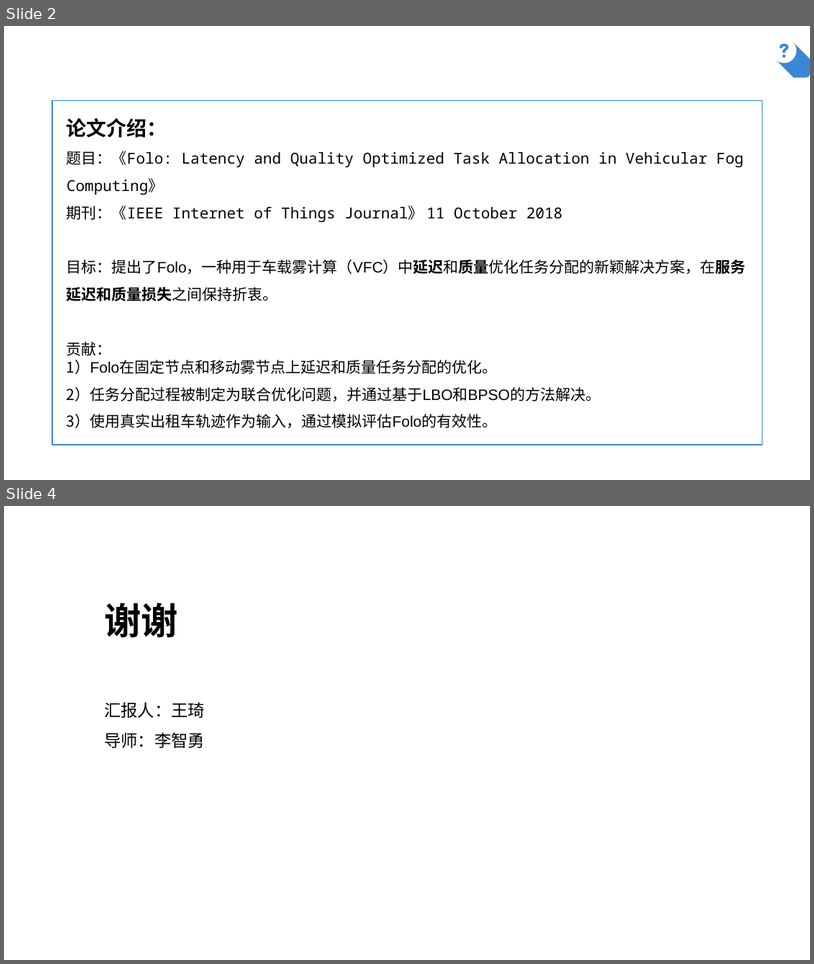
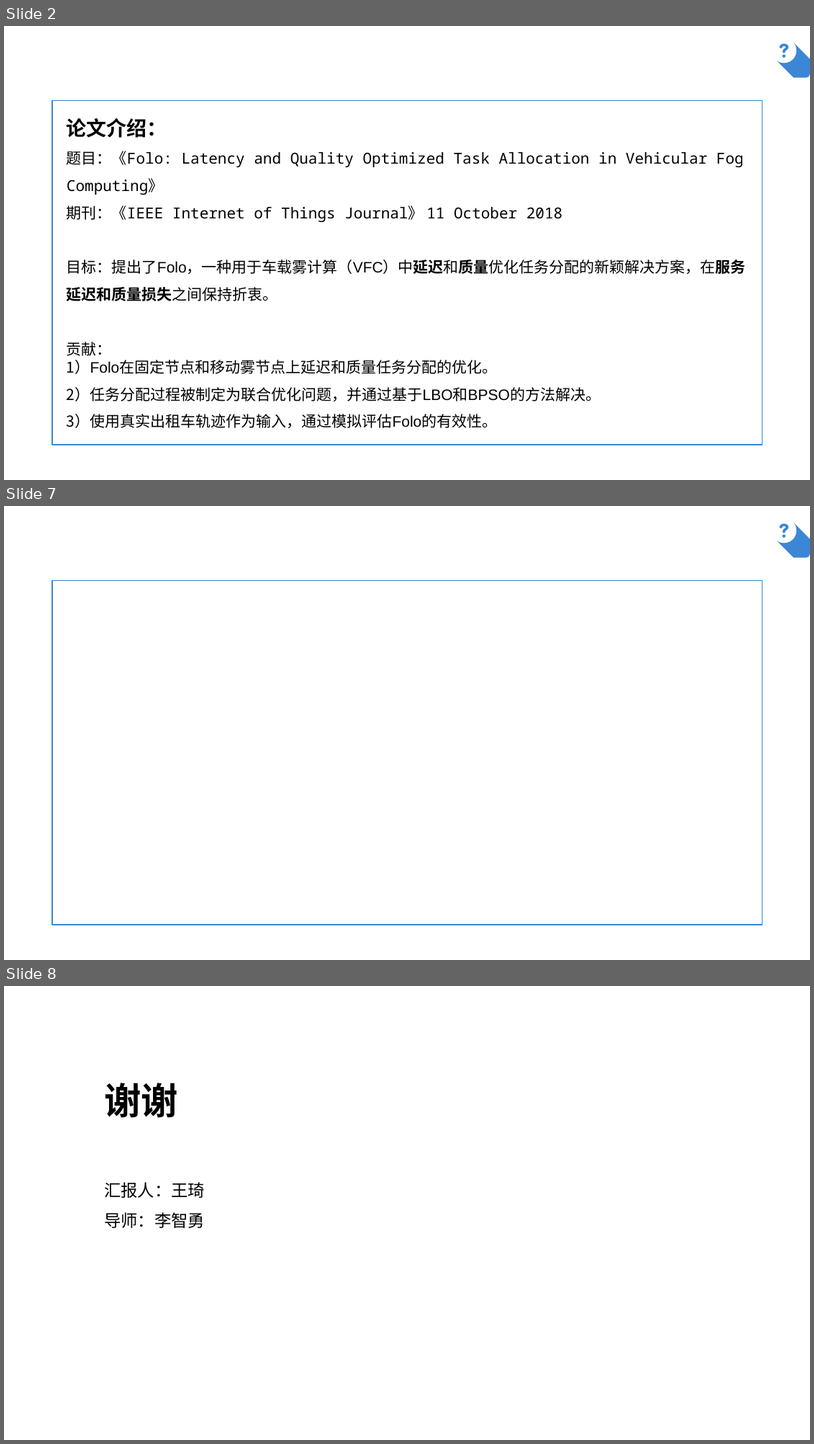
Before and after one commit to AlfredChiang/Mobile-Edge-Computing, a slide deck: Folo Latency andQuality Optimized Task Allocation in Vehicular Fog Computing/2018-11-20.pptx. Shown one above the other, each under a label of ours: slides 2 and 4 before the commit, slides 2, 7 and 8 after it; the slides between them are not shown. The pictures are 814x964 and 814x1444 pixels, drawn with LibreOffice and Linux fonts; fonts in the diff are those of the drawing; background and template pictures are left out. Boxes give left, top, right and bottom in pixels: in the first picture for what was removed or moved away, otherwise in the second. Text is boxed around its words. In the diff, an @@ line names an element or a change of style, - is before the commit and + after.

```diff
--- a/Folo Latency andQuality Optimized Task Allocation in Vehicular Fog Computing/2018-11-20.pptx
+++ b/Folo Latency andQuality Optimized Task Allocation in Vehicular Fog Computing/2018-11-20.pptx
@@ slide 7 added at (4, 506, 810, 960), background picture (left out) @@
@@ line added from (755, 555) to (755, 513), #FFFFFF 2.25 pt @@
@@ freeform shape added at (772, 518, 797, 543), fill #FFFFFF @@
@@ freeform shape added at (775, 522, 810, 558), fill #3B87D5 @@
@@ parallelogram added at (52, 580, 763, 924), outline #3B87D5 1 pt @@
@@ what was slide 4 is now slide 8 @@
```
Also in this commit, not shown: 4 other slides added, 1 slide removed, 1 other file.
